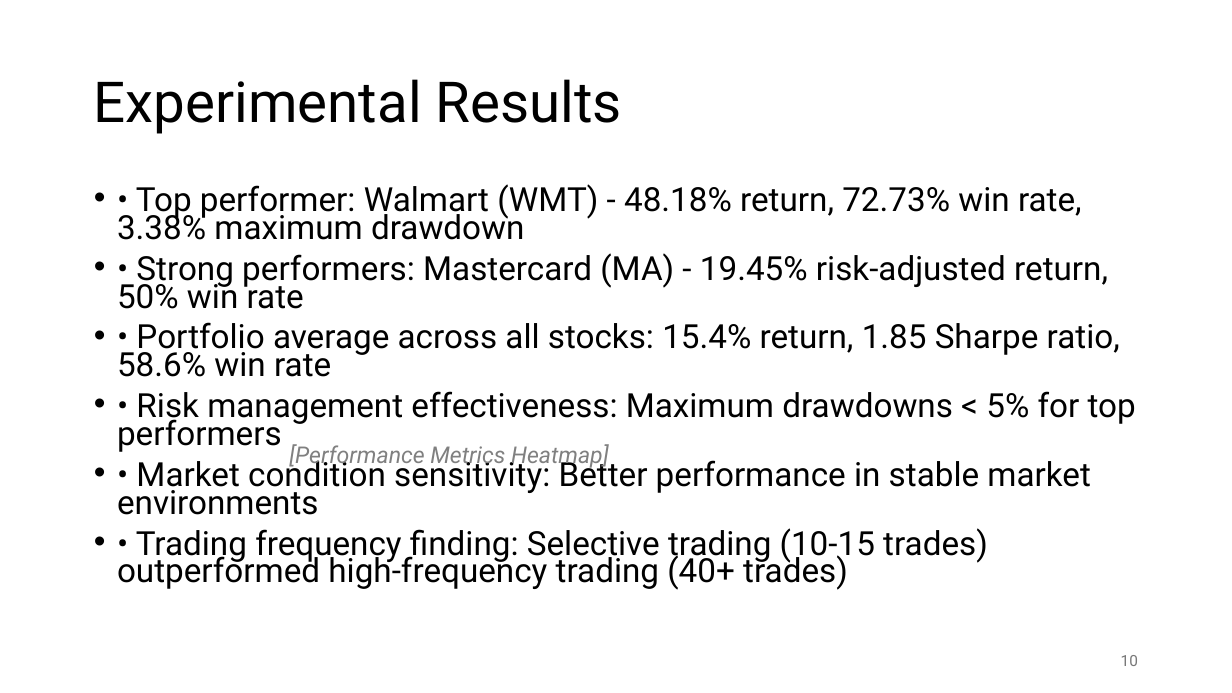
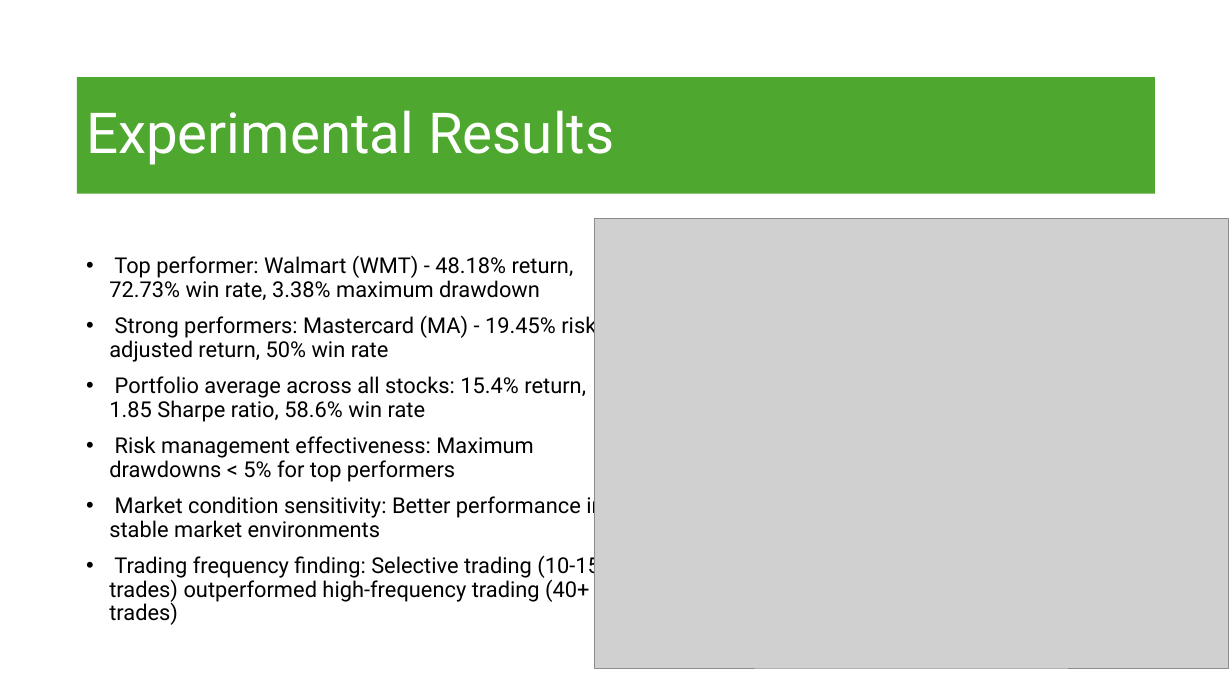
Before and after one commit to BiniamD/Class, a slide deck: slide 11 of SPRING -2025/ADTA 5900 - Advanced Data Analytics Capstone/Deep_Learning_Trading_Signal_Generation.pptx (slide 10 before the commit). Drawn at 1232x693 pixels with LibreOffice and Linux fonts; fonts in the diff are those of the drawing; grey boxes stand for pictures. Boxes give left, top, right and bottom in pixels: in the first picture for what was removed or moved away, otherwise in the second. Text is boxed around its words. In the diff, an @@ line names an element or a change of style, - is before the commit and + after.

```diff
--- a/SPRING -2025/ADTA 5900 - Advanced Data Analytics Capstone/Deep_Learning_Trading_Signal_Generation.pptx
+++ b/SPRING -2025/ADTA 5900 - Advanced Data Analytics Capstone/Deep_Learning_Trading_Signal_Generation.pptx
@@ title "Experimental Results": place and size @@
-title "Experimental Results" at <box>94,79,622,134</box>
+title "Experimental Results" at <box>77,77,1155,193</box>
@@ title "Experimental Results" at <box>77,77,1155,193</box>: text colour #000000 to #FFFFFF; fill none to #4EA72E @@
@@ picture added at <box>594,219,1228,668</box> @@
@@ text "Top performer: Walmart (WMT) - ..." at <box>109,255,603,625</box>: vertical alignment top to middle @@
@@ text at <box>109,255,603,625</box>: text changed; size 25.9 to 17 pt @@
-• • Top performer: Walmart (WMT) - 48.18% return, 72.73% win rate, 3.38% maximum drawdown
-• • Strong performers: Mastercard (MA) - 19.45% risk-adjusted return, 50% win rate
-• • Portfolio average across all stocks: 15.4% return, 1.85 Sharpe ratio, 58.6% win rate
-• • Risk management effectiveness: Maximum drawdowns < 5% for top performers
-• • Market condition sensitivity: Better performance in stable market environments
-• • Trading frequency finding: Selective trading (10-15 trades) outperformed high-frequency trading (40+ trades)
+• Top performer: Walmart (WMT) - 48.18% return, 72.73% win rate, 3.38% maximum drawdown
+• Strong performers: Mastercard (MA) - 19.45% risk-adjusted return, 50% win rate
+• Portfolio average across all stocks: 15.4% return, 1.85 Sharpe ratio, 58.6% win rate
+• Risk management effectiveness: Maximum drawdowns < 5% for top performers
+• Market condition sensitivity: Better performance in stable market environments
+• Trading frequency finding: Selective trading (10-15 trades) outperformed high-frequency trading (40+ trades)
@@ text removed at <box>289,444,609,469</box> @@
-[Performance Metrics Heatmap]
@@ page number at <box>1181,668,1197,671</box>: text changed; font Roboto to Calibri; text colour #797979 to #FFFFFF @@
-10
+11
```
Also in this commit, not shown: 16 other slides changed, 1 slide added, 1 other file.
